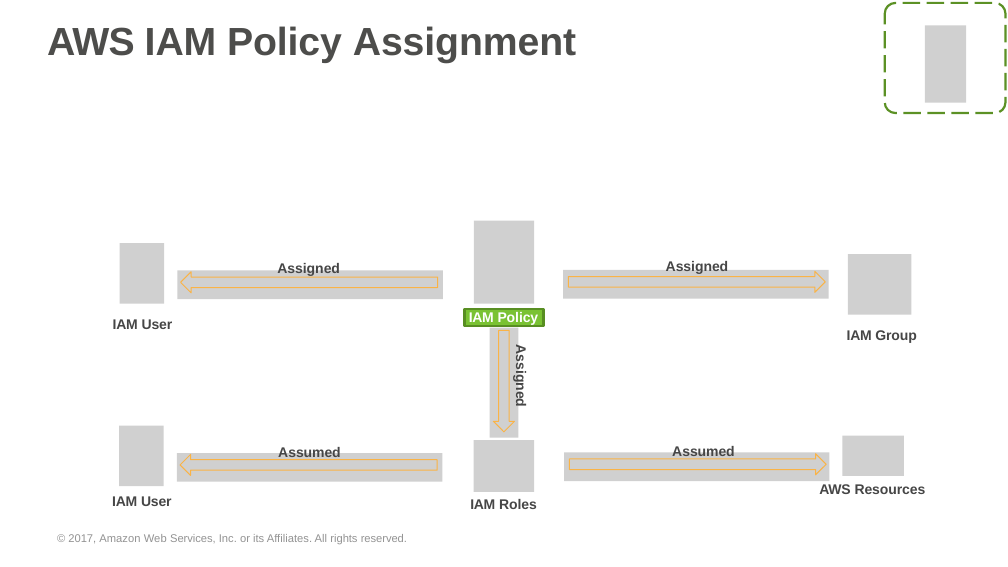
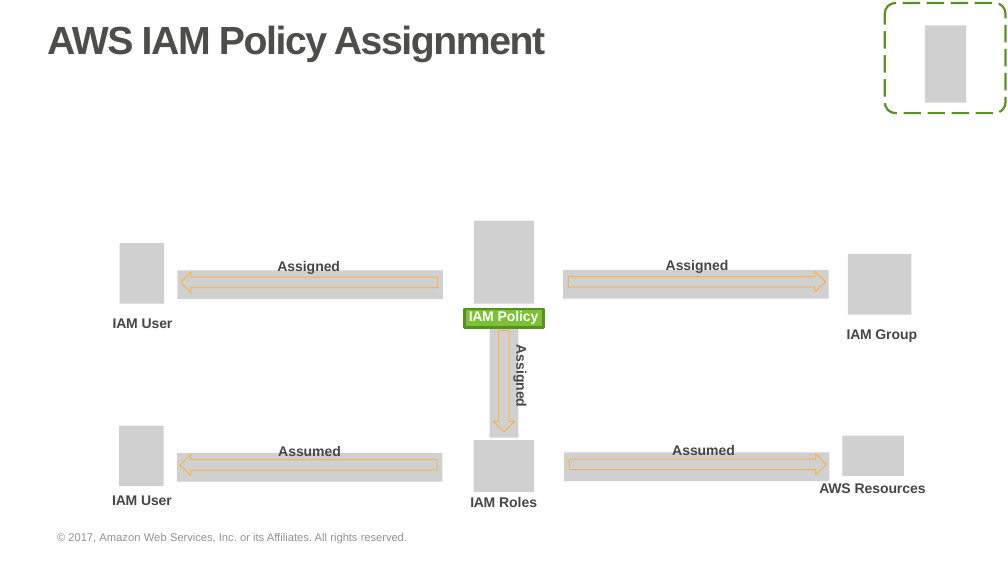
Before and after one commit to prkatta/dotraining, a slide deck: slide 78 of Session-17/AWS/AWS_Fundamentals.pptx. Drawn at 1008x567 pixels with LibreOffice and Linux fonts; fonts in the diff are those of the drawing; grey boxes stand for pictures; background and template pictures are left out. Boxes give left, top, right and bottom in pixels: in the first picture for what was removed or moved away, otherwise in the second. Text is boxed around its words. In the diff, an @@ line names an element or a change of style, - is before the commit and + after.

```diff
--- a/Session-17/AWS/AWS_Fundamentals.pptx
+++ b/Session-17/AWS/AWS_Fundamentals.pptx
@@ title "AWS IAM Policy Assignment" at (47, 25, 546, 62): letter spacing -0.6 to -1 pt in "AWS"; letter spacing -0.1 to -1 pt in "IAM Policy Assignment"; indent changed @@
@@ text "Assigned" at (277, 260, 340, 274): letter spacing -0.1 to 0 pt in "Assigned"; indent changed @@
@@ freeform shape at (180, 272, 437, 293): outline redrawn @@
@@ rectangle "IAM Policy" at (465, 309, 543, 328): letter spacing -0.1 to 0 pt in "Policy"; indent changed; line spacing 11.8pt to 11pt @@
@@ text "Assigned" at (513, 351, 529, 406): letter spacing -0.1 to 0 pt, letter spacing 0.1 to 0 pt in "Assigned"; indent changed; rotation 0 to 90 degrees @@
@@ text "Assumed" at (672, 444, 735, 459): letter spacing -0.1 to 0 pt in "Assumed"; indent changed @@
@@ text "AWS Resources" at (819, 483, 926, 493): letter spacing -0.1 to 0 pt in "Resources"; indent changed @@
@@ text "IAM Roles" at (470, 497, 537, 507): letter spacing -0.1 to 0 pt in "Roles"; indent changed @@
```
Also in this commit, not shown: 124 other slides changed, 5 slides removed, 1 other file.
